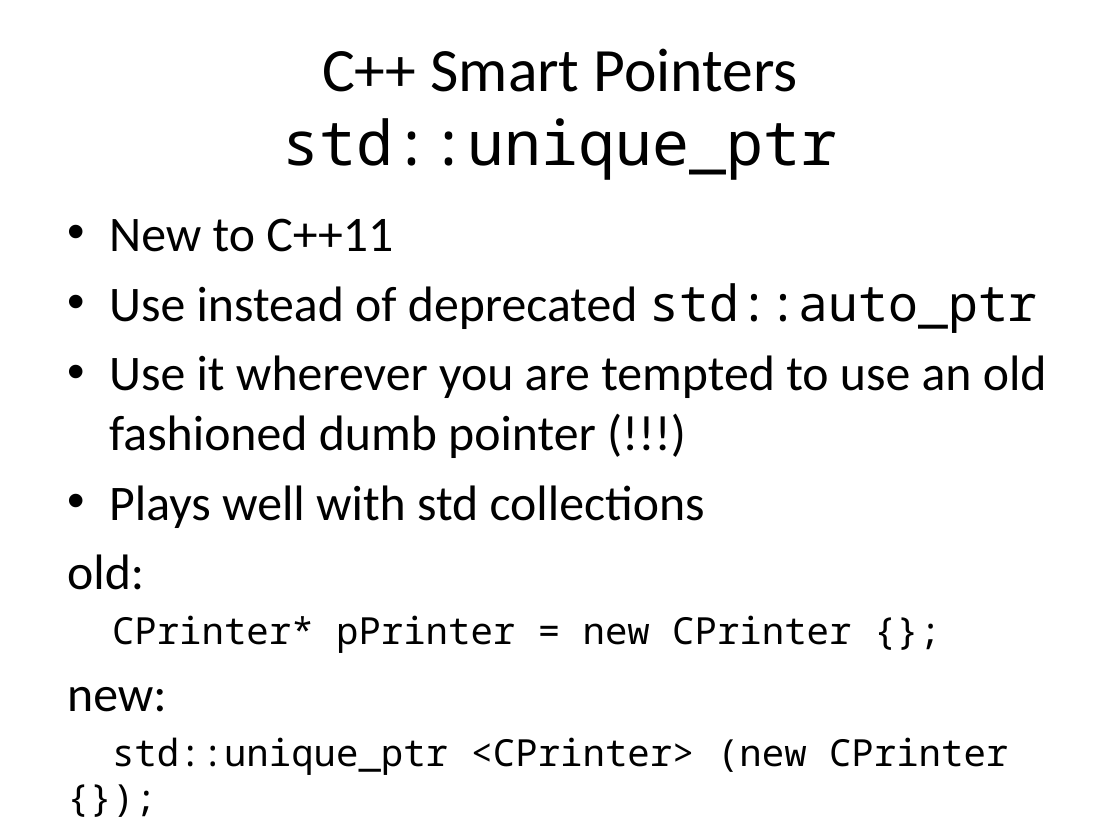
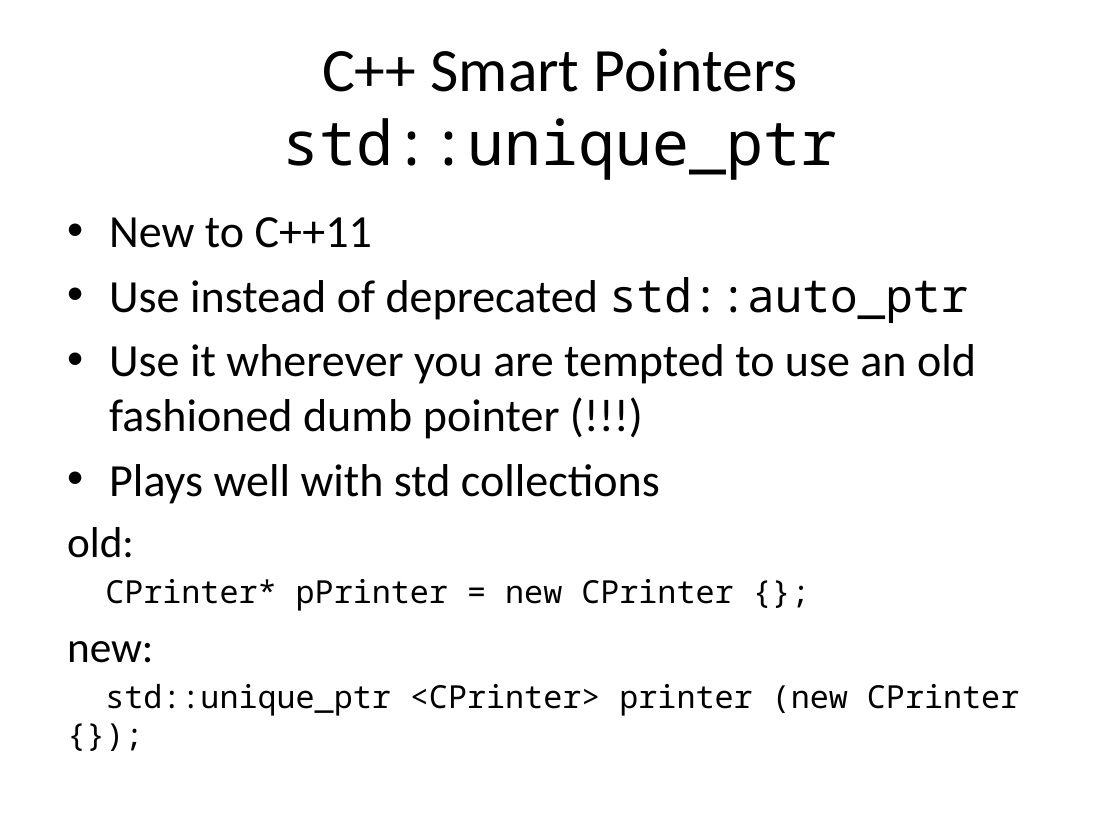
Before and after one commit to fellmad/FunWithCpp11, a slide deck: slide 53 of doc/Fun_with_C++11.pptx (slide 49 before the commit). Drawn at 1120x840 pixels with LibreOffice and Linux fonts; fonts in the diff are those of the drawing. Boxes give left, top, right and bottom in pixels: in the first picture for what was removed or moved away, otherwise in the second. Text is boxed around its words. In the diff, an @@ line names an element or a change of style, - is before the commit and + after.

```diff
--- a/doc/Fun_with_C++11.pptx
+++ b/doc/Fun_with_C++11.pptx
@@ text at bbox=[67, 217, 976, 663]: size 32 to 29.6 pt in "New to C++11", "Use instead of deprecated std::auto_ptr", "Use it wherever you are tempted to ...", "Plays well with std collections"; size 32 to 27.8 pt in "old:", "new:"; size 24 to 20.4 pt in "CPrinter* pPrinter = new CPrinter {};" @@
@@ text at bbox=[105, 684, 1019, 716]: text changed; size 24 to 20.4 pt @@
-std::unique_ptr <CPrinter> (new CPrinter {});
+std::unique_ptr <CPrinter> printer (new CPrinter {});
```
Also in this commit, not shown: 10 other slides changed, 5 slides added, 3 slides removed, 1 other file.
